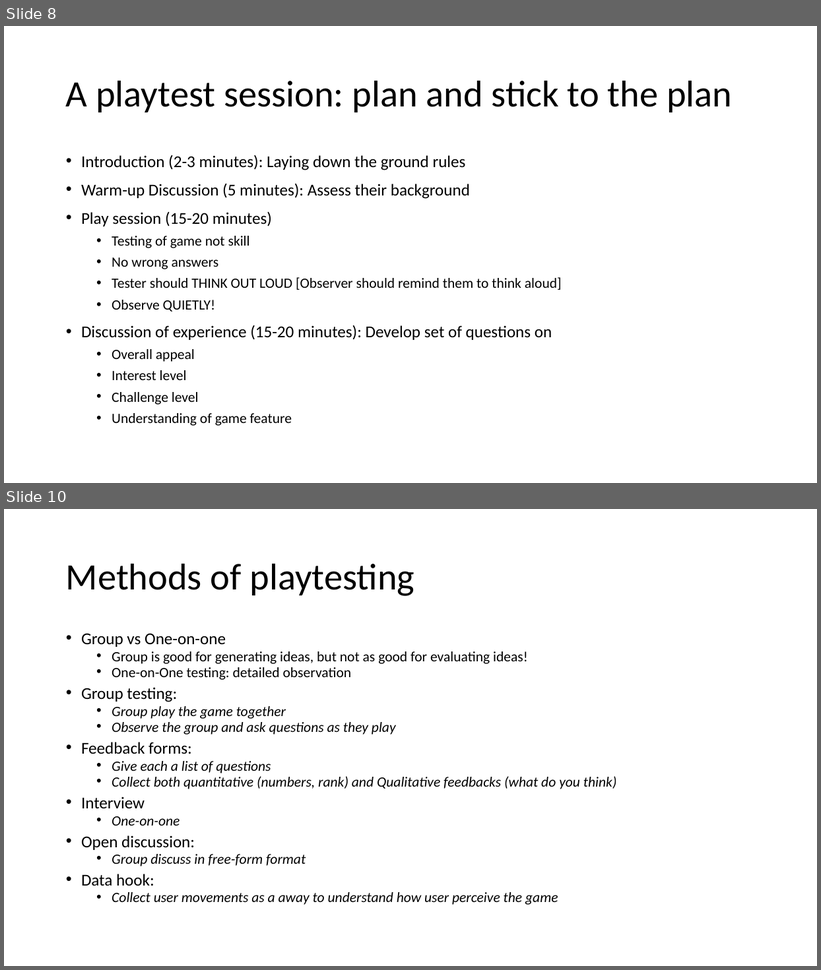
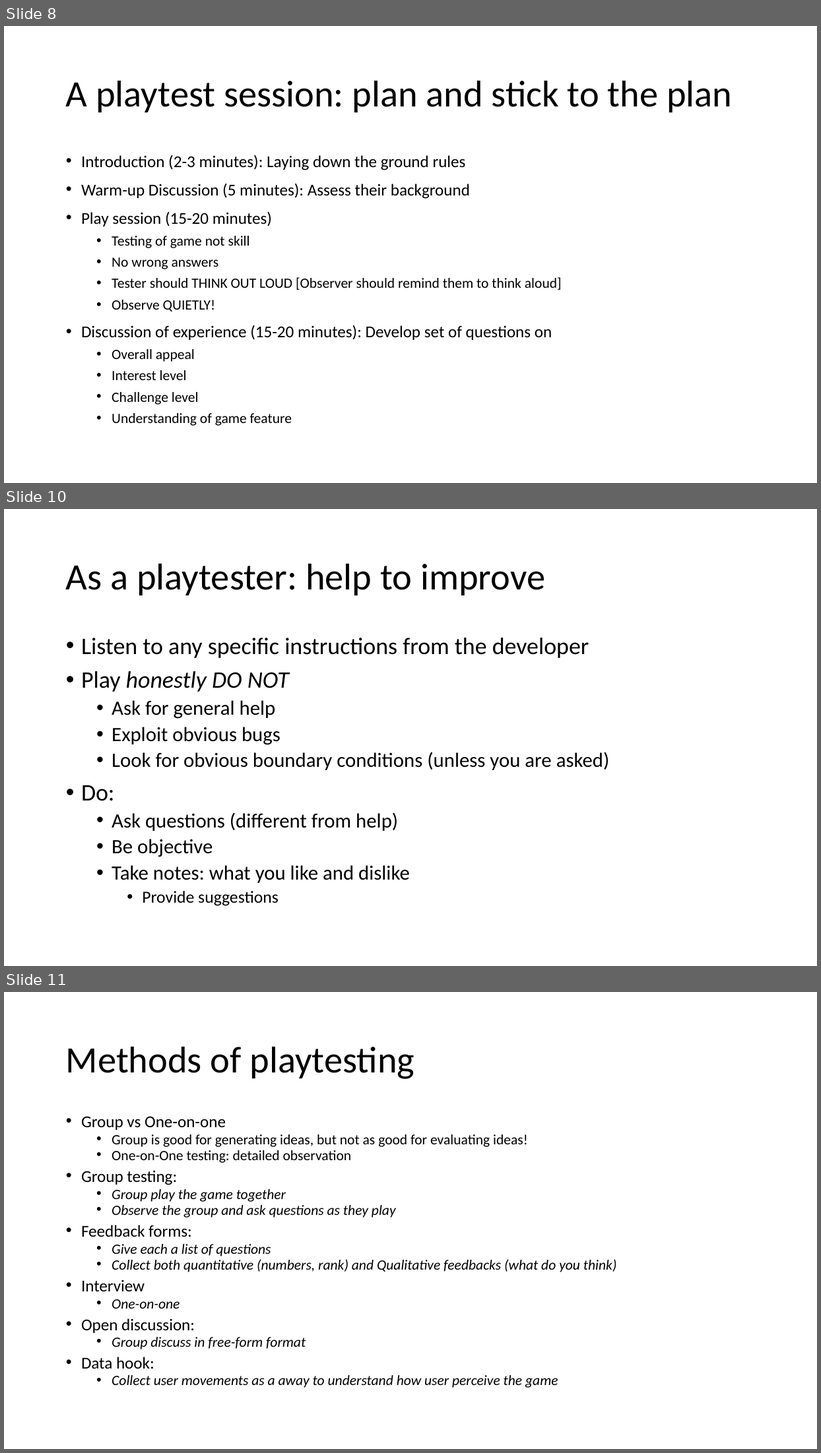
Before and after one commit to myuwbclasses/IntroGameDevelopment, a slide deck: PPT/Playtesting.pptx. Shown one above the other, each under a label of ours: slides 8 and 10 before the commit, slides 8, 10 and 11 after it; the slides between them are not shown. The pictures are 821x970 and 821x1453 pixels, drawn with LibreOffice and Linux fonts; fonts in the diff are those of the drawing. Boxes give left, top, right and bottom in pixels: in the first picture for what was removed or moved away, otherwise in the second. Text is boxed around its words. In the diff, an @@ line names an element or a change of style, - is before the commit and + after.

```diff
--- a/PPT/Playtesting.pptx
+++ b/PPT/Playtesting.pptx
@@ slide 10 added at box(4, 509, 817, 966), background #FFFFFF @@
@@ title added at box(66, 563, 545, 595), 44 pt, text #000000 @@
+As a playtester: help to improve
@@ text added at box(81, 638, 610, 906), 24 pt, text #000000 @@
+• Listen to any specific instructions from the developer
+• Play honestly DO NOT
+  • Ask for general help
+  • Exploit obvious bugs
+  • Look for obvious boundary conditions (unless you are asked)
+• Do:
+  • Ask questions (different from help)
+  • Be objective
+  • Take notes: what you like and dislike
+    • Provide suggestions
@@ what was slide 10 is now slide 11 @@
```
Also in this commit, not shown: 1 slide changed.
